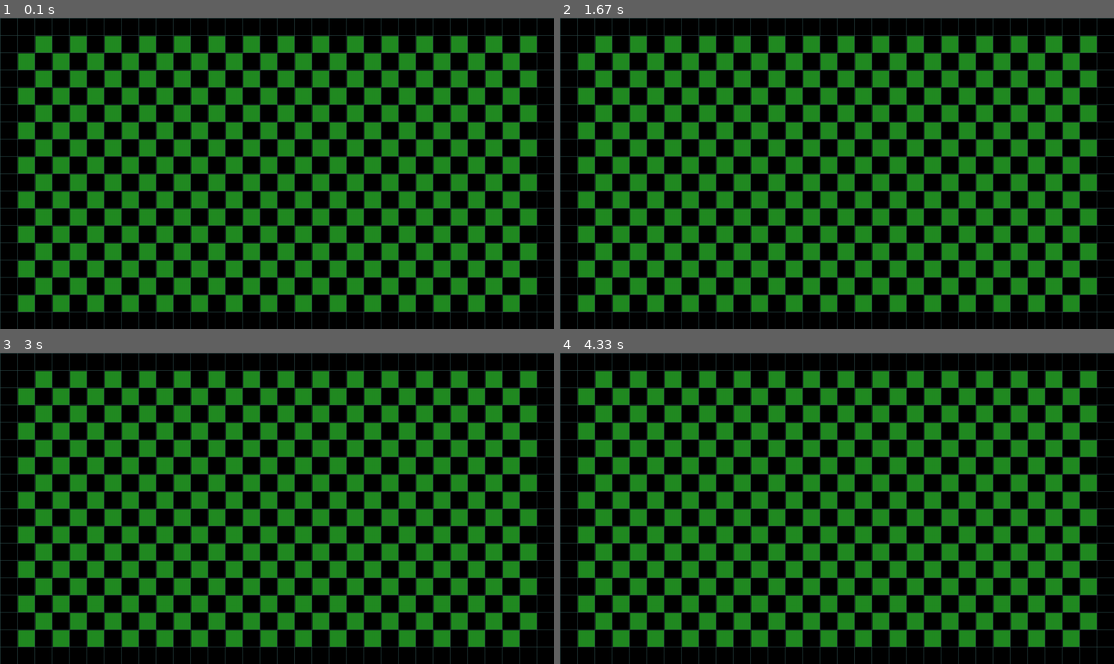
Above: before the commit, frames 1-4 (two rows, left to right).
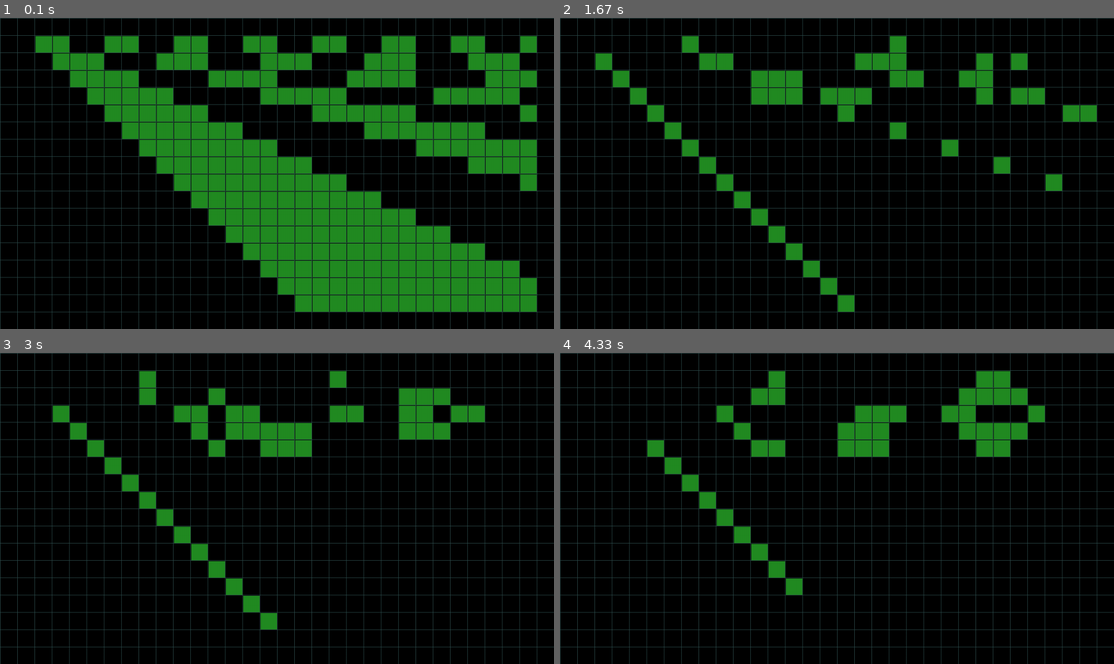
Above: after the commit, the same moments.

Repository: koen-db/PygameOfLife
Game: pygame game, started from game_of_life.py
Same seed, same stepped clock (60 frames per second), same inputs: the game is played once before the commit and once after it.
Inputs:
- Up to frame 1 (0.1 s): no input
- Up to frame 2 (1.67 s): no input
- Up to frame 3 (3 s): no input
- Up to frame 4 (4.33 s): no input

The runs differ from the first frame. In frame 1, 36% of the frame differs, in the area x 3-97%, y 5-95%; in frame 2, 42%; in frame 3, 41%; in frame 4, 41%.

Commit message:
Apply generations with different start

Diff:
--- a/game_of_life.py
+++ b/game_of_life.py
@@ -1,7 +1,8 @@
 import pygame
+from copy import deepcopy
 
 SCHERM = BREEDTE, HOOGTE = 1280,720
-SNELHEID = 10
+SNELHEID = 1
 TEGEL = 40
 K, R = BREEDTE // TEGEL, HOOGTE // TEGEL
 
@@ -9,7 +10,8 @@
 speelveld = pygame.display.set_mode(SCHERM)
 klok = pygame.time.Clock()
 
-huidig_veld = [[(k + r) % 2 for k in range(K-1)] for r in range(R-1)]
+huidig_veld = [[(k//(r+1)) % 2 for k in range(K)] for r in range(R)]
+volgend_veld= [[0 for k in range(K)] for r in range(R)]
 
 def regels(huidig_veld, x, y):
     aantal_buren = 0
@@ -42,6 +44,10 @@
         for y in range(1, R - 1):
             if huidig_veld[y][x]:
                 pygame.draw.rect(speelveld, pygame.Color('forestgreen'), (x * TEGEL + 2, y * TEGEL + 2, TEGEL - 2, TEGEL - 2))
+            volgend_veld[y][x] = regels(huidig_veld, x, y)
+
+    # Het 'volgende' veld wordt nu het 'huidige' veld
+    huidig_veld = deepcopy(volgend_veld)
 
     pygame.display.flip()
     klok.tick(SNELHEID)
Binary file removed: images/dambord.png
Binary file added: images/patroon.png
Not shown, changed: game_of_life.md
